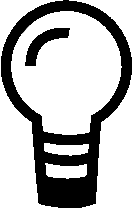
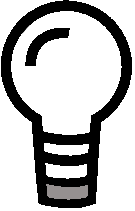
Layers edited between the first and the second 135 x 211 image:
added layer "Pasted Layer #1" above "Pasted Layer" over [46, 184, 88, 200]
